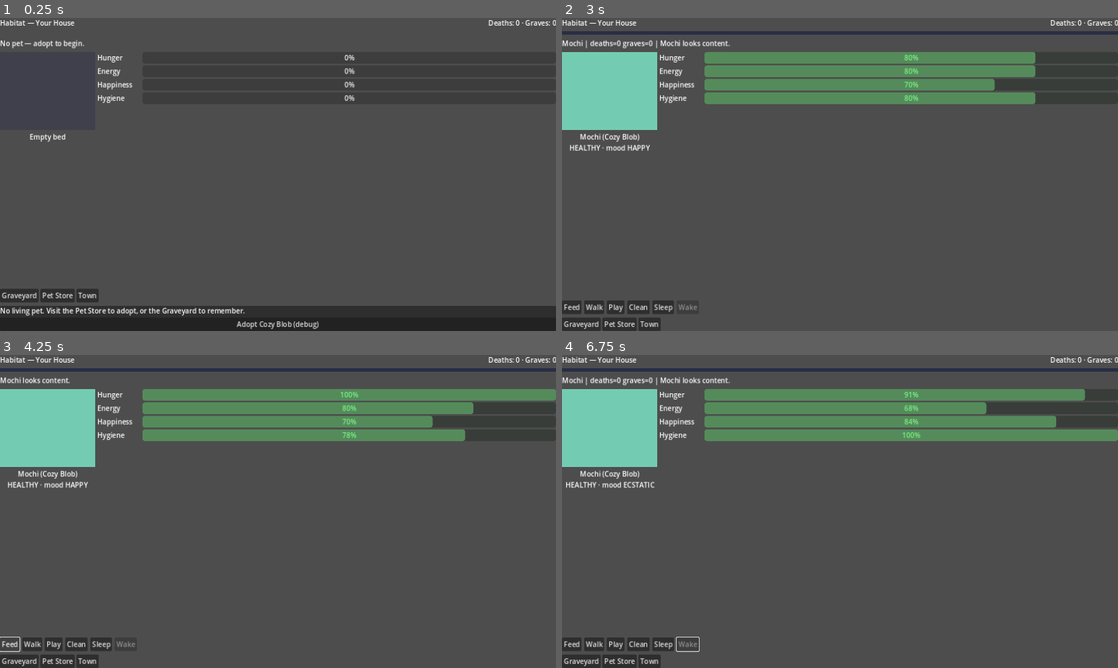
Above: before the commit, frames 1-4 (two rows, left to right).
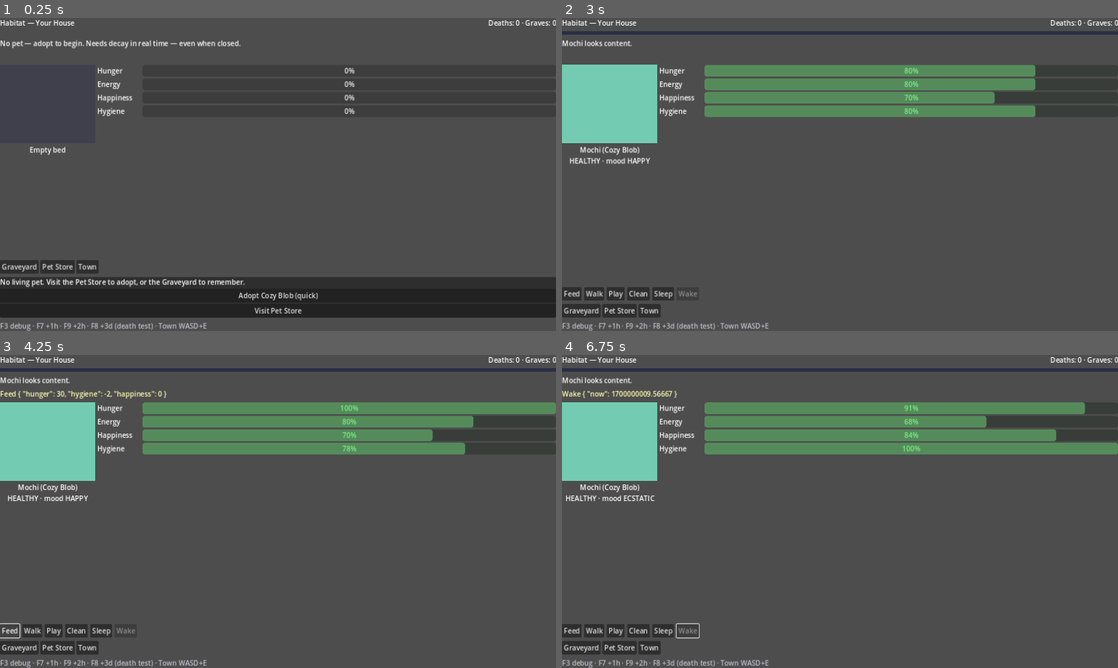
Above: after the commit, the same moments.

Repository: i-apologise/real-time-virtual-pet
Game: Godot game, scene res://scenes/main.tscn
Two runs of this game, one before a commit and one after it. Both use one fixed random seed, a clock stepped at 60 frames per second and the inputs below.
Inputs:
- Up to frame 1 (0.25 s): no input
- Up to frame 2 (3 s): click "Graveyard" at 0.5 s; click "Back to Habitat" at 1.25 s; click "Pet Store" at 2 s; click "Adopt" at 2.75 s
- Up to frame 3 (4.25 s): click "Feed" at 3.5 s
- Up to frame 4 (6.75 s): click "Walk" at 4.25 s; click "Clean" at 5 s; click "Sleep" at 5.75 s; click "Wake" at 6.5 s

The runs differ from the first frame. In frame 1, 15% of the frame differs, in the area x 0-100%, y 6-100%; in frame 2, 10%; in frame 3, 11%; in frame 4, 12%.

Commit message:
feat(pr-E): 0.1.0 polish — debug clock, dig ritual, README validation
- TimeService debug_offset_sec (F7/F8/F9 advance from habitat)
- F3 debug overlay; hold-to-dig burial (~3s); care toasts
- NotificationPort no-op autoload; version 0.1.0
- README play loop, validation bar, export notes
- test_debug_clock (11 tests total)

Diff:
--- a/project.godot
+++ b/project.godot
@@ -6,7 +6,7 @@
 
 config/name="Real-Time Virtual Pet"
 config/description="Real-time virtual pet life-sim: town, human caretaker, pet needs, death, graveyard, pet store."
-config/version="0.1.0-dev"
+config/version="0.1.0"
 run/main_scene="res://scenes/main.tscn"
 config/features=PackedStringArray("4.3", "4.7", "Forward Plus")
 config/icon="res://icon.svg"
@@ -18,6 +18,7 @@
 SaveManager="*res://src/autoload/save_manager.gd"
 PetController="*res://src/autoload/pet_controller.gd"
 SceneRouter="*res://src/autoload/scene_router.gd"
+NotificationPort="*res://src/autoload/notification_port.gd"
 
 [display]
 
--- a/scenes/habitat/habitat.gd
+++ b/scenes/habitat/habitat.gd
@@ -3,7 +3,7 @@
 
 const MoodStateMachineScr = preload("res://src/sim/mood_state_machine.gd")
 
-var _meters: Dictionary = {}  # stat -> ProgressBar
+var _meters: Dictionary = {}
 var _status: Label
 var _pet_label: Label
 var _pet_shape: ColorRect
@@ -12,6 +12,13 @@
 var _death_panel: PanelContainer
 var _day_night: ColorRect
 var _counter: Label
+var _toast: Label
+var _debug: Label
+var _debug_visible: bool = false
+var _dig_progress: ProgressBar
+var _digging: bool = false
+var _dig_accum: float = 0.0
+const DIG_HOLD_SEC := 3.0
 
 
 func _ready() -> void:
@@ -21,7 +28,55 @@
 		EventBus.pet_updated.connect(_on_pet_updated)
 	if not EventBus.profile_updated.is_connected(_on_profile):
 		EventBus.profile_updated.connect(_on_profile)
+	if not EventBus.care_performed.is_connected(_on_care):
+		EventBus.care_performed.connect(_on_care)
 	_refresh_from_controller()
+
+
+func _process(delta: float) -> void:
+	if _digging:
+		_dig_accum += delta
+		if _dig_progress:
+			_dig_progress.value = (_dig_accum / DIG_HOLD_SEC) * 100.0
+		if _dig_accum >= DIG_HOLD_SEC:
+			_digging = false
+			_dig_accum = 0.0
+			var r: Dictionary = PetController.complete_burial("")
+			_show_toast("Burial complete" if r.get("ok", false) else str(r.get("reason", "fail")))
+			_refresh_from_controller()
+
+
+func _unhandled_input(event: InputEvent) -> void:
+	if not (event is InputEventKey and event.pressed and not event.echo):
+		return
+	var k := event as InputEventKey
+	if k.keycode == KEY_F3:
+		_debug_visible = not _debug_visible
+		if _debug:
+			_debug.visible = _debug_visible
+		_update_debug()
+	elif k.keycode == KEY_F7:
+		_debug_advance(3600.0)  # +1h
+	elif k.keycode == KEY_F8:
+		_debug_advance(3.0 * 86400.0)  # +3d neglect
+	elif k.keycode == KEY_F9:
+		_debug_advance(2.0 * 3600.0)  # +2h
+
+
+func _debug_advance(sec: float) -> void:
+	TimeService.add_debug_offset_sec(sec)
+	PetController.on_focus_resume()
+	_show_toast("Debug clock +%s" % _fmt_dur(sec))
+	_refresh_from_controller()
+	_update_debug()
+
+
+func _fmt_dur(sec: float) -> String:
+	if sec >= 86400.0:
+		return "%.0fd" % (sec / 86400.0)
+	if sec >= 3600.0:
+		return "%.0fh" % (sec / 3600.0)
+	return "%.0fs" % sec
 
 
 func _build_ui() -> void:
@@ -30,7 +85,6 @@
 	root.add_theme_constant_override("separation", 8)
 	add_child(root)
 
-	# Top bar
 	var top := HBoxContainer.new()
 	root.add_child(top)
 	var title := Label.new()
@@ -41,7 +95,6 @@
 	_counter.text = "Deaths: 0 · Graves: 0"
 	top.add_child(_counter)
 
-	# Day/night wash
 	_day_night = ColorRect.new()
 	_day_night.mouse_filter = Control.MOUSE_FILTER_IGNORE
 	_day_night.color = Color(0.05, 0.08, 0.2, 0.0)
@@ -54,7 +107,11 @@
 	_status.text = "…"
 	root.add_child(_status)
 
-	# Mid: pet + meters
+	_toast = Label.new()
+	_toast.modulate = Color(1, 1, 0.7)
+	_toast.text = ""
+	root.add_child(_toast)
+
 	var mid := HBoxContainer.new()
 	mid.size_flags_vertical = Control.SIZE_EXPAND_FILL
 	root.add_child(mid)
@@ -89,7 +146,6 @@
 		row.add_child(bar)
 		_meters[stat] = bar
 
-	# Actions
 	_action_row = HBoxContainer.new()
 	_action_row.add_theme_constant_override("separation", 6)
 	root.add_child(_action_row)
@@ -107,27 +163,52 @@
 		b.pressed.connect(_on_nav.bind(item[1]))
 		nav.add_child(b)
 
-	# Empty panel
 	_empty_panel = _make_banner_panel("No living pet. Visit the Pet Store to adopt, or the Graveyard to remember.")
 	var adopt_btn := Button.new()
-	adopt_btn.text = "Adopt Cozy Blob (debug)"
+	adopt_btn.text = "Adopt Cozy Blob (quick)"
 	adopt_btn.pressed.connect(func():
 		PetController.debug_adopt_blob("Mochi")
+		_show_toast("Adopted Mochi the Cozy Blob")
 		_refresh_from_controller()
 	)
 	_empty_panel.get_child(0).add_child(adopt_btn)
+	var store_btn := Button.new()
+	store_btn.text = "Visit Pet Store"
+	store_btn.pressed.connect(func(): SceneRouter.go("pet_store"))
+	_empty_panel.get_child(0).add_child(store_btn)
 	root.add_child(_empty_panel)
 
-	# Death panel
-	_death_panel = _make_banner_panel("Your pet has died. Dig a grave to say goodbye.")
+	_death_panel = _make_banner_panel("Your pet has died. Hold Dig Grave (~3s) to bury them.")
+	_dig_progress = ProgressBar.new()
+	_dig_progress.max_value = 100
+	_dig_progress.value = 0
+	_death_panel.get_child(0).add_child(_dig_progress)
 	var dig := Button.new()
-	dig.text = "Dig Grave"
-	dig.pressed.connect(func():
-		PetController.complete_burial("")
-		_refresh_from_controller()
+	dig.text = "Hold to Dig Grave"
+	dig.button_down.connect(func():
+		_digging = true
+		_dig_accum = 0.0
+	)
+	dig.button_up.connect(func():
+		_digging = false
+		_dig_accum = 0.0
+		if _dig_progress:
+			_dig_progress.value = 0
 	)
 	_death_panel.get_child(0).add_child(dig)
 	root.add_child(_death_panel)
+
+	_debug = Label.new()
+	_debug.visible = false
+	_debug.autowrap_mode = TextServer.AUTOWRAP_WORD_SMART
+	_debug.add_theme_font_size_override("font_size", 12)
+	_debug.modulate = Color(0.7, 1.0, 0.8)
+	root.add_child(_debug)
+
+	var hints := Label.new()
+	hints.text = "F3 debug · F7 +1h · F9 +2h · F8 +3d (death test) · Town WASD+E"
+	hints.modulate = Color(0.75, 0.75, 0.8)
+	root.add_child(hints)
 
 
 func _make_banner_panel(text: String) -> PanelContainer:
@@ -143,19 +224,25 @@
 
 func _on_action(action: StringName) -> void:
 	var r: Dictionary = PetController.request_care(action)
-	print("[habitat] care ", action, " => ", r.get("reason", "ok"))
+	if r.get("ok", false):
+		var deltas: Variant = r.get("deltas", {})
+		_show_toast("%s %s" % [str(action).capitalize(), str(deltas)])
+	else:
+		_show_toast("%s failed: %s" % [str(action), str(r.get("reason", ""))])
 	_refresh_from_controller()
 
 
+func _on_care(_action: StringName, _result: Dictionary) -> void:
+	pass
+
+
 func _on_nav(scene_id: String) -> void:
-	if SceneRouter.has_method("go"):
-		SceneRouter.go(scene_id)
-	else:
-		print("[habitat] nav ", scene_id)
+	SceneRouter.go(scene_id)
 
 
 func _on_pet_updated(snap: Dictionary) -> void:
 	_apply_snapshot(snap)
+	_update_debug()
 
 
 func _on_profile(snap: Dictionary) -> void:
@@ -165,13 +252,23 @@
 	]
 
 
+func _show_toast(msg: String) -> void:
+	if _toast:
+		_toast.text = msg
+
+
 func _refresh_from_controller() -> void:
 	if PetController.active_pet != null:
 		var mood = MoodStateMachineScr.derive_mood(PetController.active_pet)
-		_apply_snapshot(PetController.active_pet.to_view_dict(mood))
+		var snap: Dictionary = PetController.active_pet.to_view_dict(mood)
+		var st: Dictionary = StatusCopy.status_for_pet(PetController.active_pet)
+		snap["status_message"] = st.get("message", "")
+		snap["local_day_phase"] = TimeService.local_day_phase()
+		_apply_snapshot(snap)
 	else:
 		_apply_snapshot({})
 	_on_profile(PetController.profile.to_view_dict(PetController.active_pet != null))
+	_update_debug()
 
 
 func _apply_snapshot(snap: Dictionary) -> void:
@@ -182,16 +279,18 @@
 	_action_row.visible = has_pet and life != "DEAD"
 	for c in _action_row.get_children():
 		if c is Button:
-			c.disabled = bool(snap.get("is_sleeping", false)) and str(c.text).to_lower() not in ["wake", "sleep"]
-			if str(c.text).to_lower() == "wake":
+			var name_l := str(c.text).to_lower()
+			if name_l == "wake":
 				c.disabled = not bool(snap.get("is_sleeping", false))
-			elif str(c.text).to_lower() == "sleep":
+			elif name_l == "sleep":
 				c.disabled = bool(snap.get("is_sleeping", false)) or life == "DEAD"
+			else:
+				c.disabled = bool(snap.get("is_sleeping", false))
 
 	if not has_pet:
 		_pet_label.text = "Empty bed"
 		_pet_shape.color = Color(0.25, 0.25, 0.3)
-		_status.text = "No pet — adopt to begin."
+		_status.text = "No pet — adopt to begin. Needs decay in real time — even when closed."
 		for k in _meters:
 			_meters[k].value = 0
 		return
@@ -206,8 +305,44 @@
 	for k in _meters:
 		_meters[k].value = float(snap.get(k, 0.0))
 		_meters[k].modulate = _meter_color(float(snap.get(k, 0.0)))
-	_pet_shape.color = _species_color(str(snap.get("species_id", "blob")), life, bool(snap.get("is_sleeping", false)))
+	_pet_shape.color = _species_color(
+		str(snap.get("species_id", "blob")), life, bool(snap.get("is_sleeping", false))
+	)
 	_apply_day_night(str(snap.get("local_day_phase", TimeService.local_day_phase())))
+
+
+func _update_debug() -> void:
+	if _debug == null or not _debug_visible:
+		return
+	var lines: PackedStringArray = []
+	lines.append("DEBUG F3 · offset=%.0fs" % TimeService.debug_offset_sec)
+	lines.append("phase=%s" % TimeService.local_day_phase())
+	if PetController.active_pet != null:
+		var p = PetController.active_pet
+		lines.append(
+			"%s %s H=%.1f E=%.1f A=%.1f Y=%.1f hold=%.0f sleep=%s"
+			% [
+				p.name,
+				str(p.life_state),
+				p.hunger,
+				p.energy,
+				p.happiness,
+				p.hygiene,
+				p.zero_hold_sec,
+				str(p.is_sleeping()),
+			]
+		)
+	else:
+		lines.append("active_pet=null")
+	lines.append(
+		"deaths=%d graves=%d serial=%d"
+		% [
+			PetController.profile.total_pets_died,
+			PetController.profile.total_graves_dug,
+			PetController.profile.next_pet_serial,
+		]
+	)
+	_debug.text = "\n".join(lines)
 
 
 func _meter_color(v: float) -> Color:
@@ -223,14 +358,12 @@
 func _species_color(species_id: String, life: String, sleeping: bool) -> Color:
 	if life == "DEAD":
 		return Color(0.35, 0.35, 0.38)
-	var base := Color(0.45, 0.75, 0.95)
+	var base := Color(0.45, 0.8, 0.7)
 	match species_id:
 		"pup":
 			base = Color(0.95, 0.7, 0.4)
 		"owl":
 			base = Color(0.55, 0.45, 0.85)
-		_:
-			base = Color(0.45, 0.8, 0.7)
 	if sleeping:
 		base = base.darkened(0.25)
 	if life == "DYING":
--- /dev/null
+++ b/src/autoload/notification_port.gd
@@ -0,0 +1,10 @@
+extends Node
+## No-op OS notification port (MVP). Behind flag.
+
+const ENABLE_OS_NOTIFICATIONS := false
+
+
+func notify_critical_if_unfocused(title: String, body: String) -> void:
+	if not ENABLE_OS_NOTIFICATIONS:
+		return
+	print("[NotificationPort] ", title, " — ", body)
--- a/src/autoload/time_service.gd
+++ b/src/autoload/time_service.gd
@@ -5,6 +5,8 @@
 const _TimeUtils := preload("res://src/util/time_utils.gd")
 
 var _clock_override: Callable = Callable()
+## Debug-only additive offset (seconds). Used with F7/F8 playtest advance.
+var debug_offset_sec: float = 0.0
 
 
 func set_clock_override(clock: Callable) -> void:
@@ -19,15 +21,25 @@
 	return _clock_override.is_valid()
 
 
+func add_debug_offset_sec(delta: float) -> void:
+	if not OS.is_debug_build() and not OS.has_feature("editor"):
+		return
+	debug_offset_sec += delta
+
+
+func reset_debug_offset() -> void:
+	debug_offset_sec = 0.0
+
+
 func now_unix_utc() -> float:
 	if _clock_override.is_valid():
 		return float(_clock_override.call())
-	return float(Time.get_unix_time_from_system())
+	return float(Time.get_unix_time_from_system()) + debug_offset_sec
 
 
 func local_datetime() -> Dictionary:
-	if _clock_override.is_valid():
-		var unix := float(_clock_override.call())
+	var unix := now_unix_utc()
+	if _clock_override.is_valid() or debug_offset_sec != 0.0:
 		return Time.get_datetime_dict_from_unix_time(int(unix))
 	return Time.get_datetime_dict_from_system()
 
--- a/tests/run_tests.gd
+++ b/tests/run_tests.gd
@@ -13,6 +13,7 @@
 	"res://tests/test_save_manager.gd",
 	"res://tests/test_adopt_burial.gd",
 	"res://tests/test_scenes_load.gd",
+	"res://tests/test_debug_clock.gd",
 ]
 
 
--- /dev/null
+++ b/tests/test_debug_clock.gd
@@ -0,0 +1,17 @@
+extends RefCounted
+## Debug offset advances TimeService.now without breaking override path.
+
+
+func run() -> Dictionary:
+	# Autoload TimeService is available under project runs
+	var before: float = TimeService.now_unix_utc()
+	TimeService.add_debug_offset_sec(3600.0)
+	var after: float = TimeService.now_unix_utc()
+	if after - before < 3599.0:
+		TimeService.reset_debug_offset()
+		return {"ok": false, "message": "expected +1h offset"}
+	TimeService.reset_debug_offset()
+	var back: float = TimeService.now_unix_utc()
+	if absf(back - before) > 2.0:
+		return {"ok": false, "message": "reset offset failed"}
+	return {"ok": true, "message": "debug clock offset OK"}
Not shown, added: docs/pr-screenshots/pr6-notify-docs.png.import
Not shown, added: docs/pr-screenshots/prC-habitat-hud-layout.png.import
Not shown, added: docs/pr-screenshots/prC-scenes-tests-green.png.import
Not shown, added: docs/pr-screenshots/prC-town-pois.png.import
Binary file added: docs/pr-screenshots/prE-debug-keys-dig-ritual.png
Binary file added: docs/pr-screenshots/prE-tests-validation-green.png
Not shown, added: src/autoload/notification_port.gd.uid
Not shown, added: tests/test_debug_clock.gd.uid
Not shown, changed: README.md
Not shown, changed: docs/agent-progress.md
